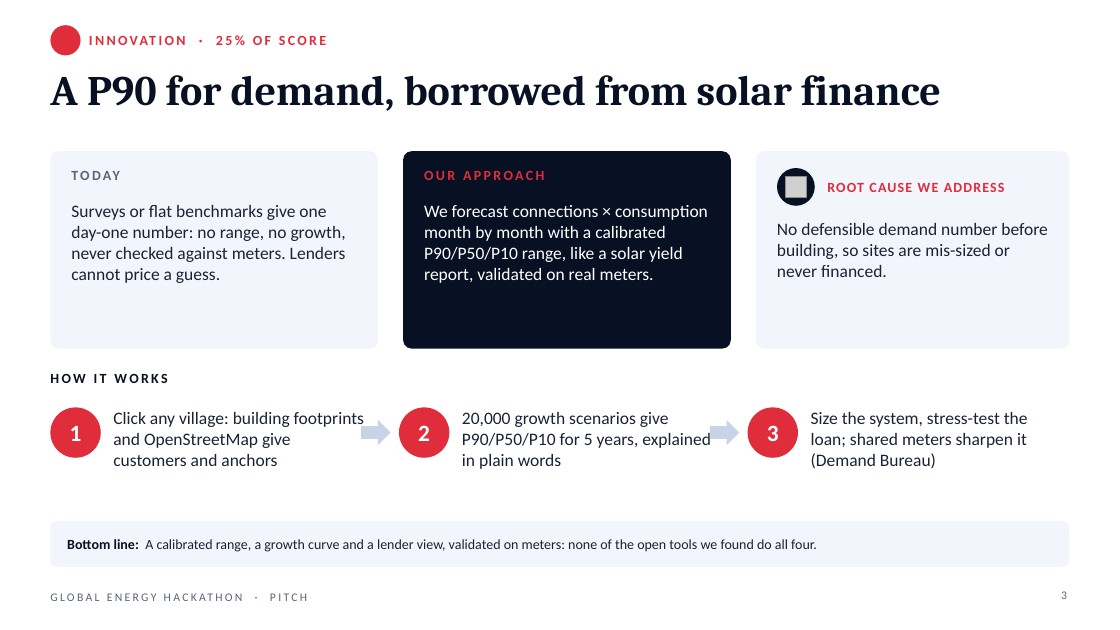
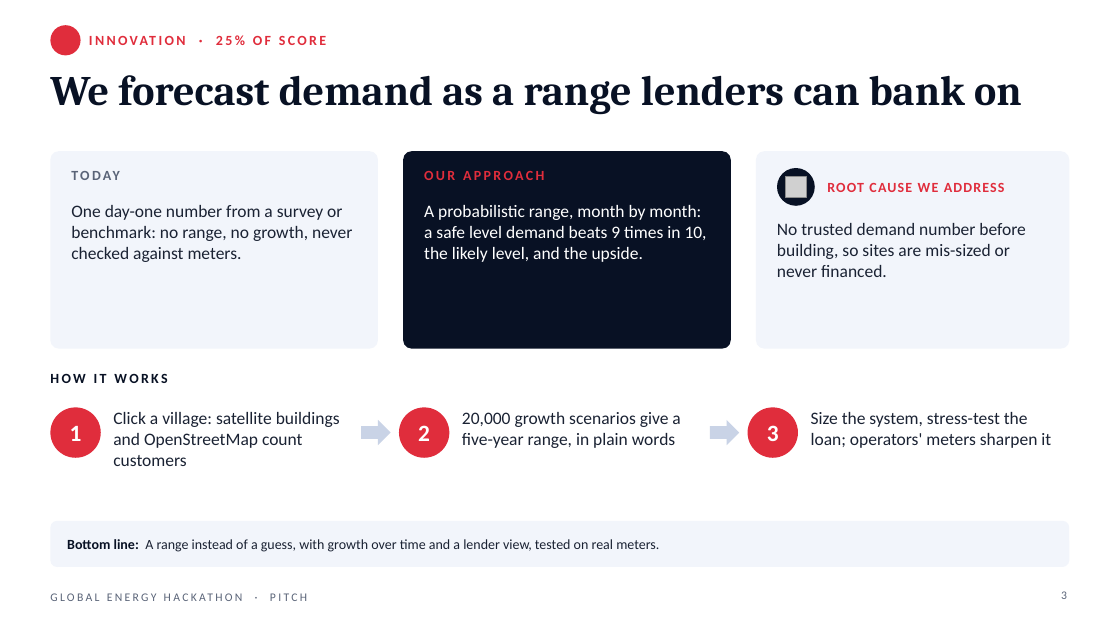
Before and after one commit to TusharTechs/lodestar, a slide deck: slide 3 of docs/Lodestar_Brief03_Pitch.pptx. Drawn at 1120x630 pixels with LibreOffice and Linux fonts; fonts in the diff are those of the drawing; grey boxes stand for pictures; background and template pictures are left out. Boxes give left, top, right and bottom in pixels: in the first picture for what was removed or moved away, otherwise in the second. Text is boxed around its words. In the diff, an @@ line names an element or a change of style, - is before the commit and + after.

Commit message:
Pitch deck: problem and solution as slide titles, plain-language range, who pays and market, partner benefits and cost to scale

```diff
--- a/docs/Lodestar_Brief03_Pitch.pptx
+++ b/docs/Lodestar_Brief03_Pitch.pptx
@@ title at box(50, 75, 1022, 115): text changed @@
-A P90 for demand, borrowed from solar finance
+We forecast demand as a range lenders can bank on
@@ text at box(71, 205, 352, 262): text changed @@
-Surveys or flat benchmarks give one day-one number: no range, no growth, never checked against meters. Lenders cannot price a guess.
+One day-one number from a survey or benchmark: no range, no growth, never checked against meters.
@@ text at box(424, 205, 707, 262): text changed @@
-We forecast connections × consumption month by month with a calibrated P90/P50/P10 range, like a solar yield report, validated on real meters.
+A probabilistic range, month by month: a safe level demand beats 9 times in 10, the likely level, and the upside.
@@ text at box(777, 223, 1025, 277): text changed @@
-No defensible demand number before building, so sites are mis-sized or never financed.
+No trusted demand number before building, so sites are mis-sized or never financed.
@@ text at box(113, 412, 340, 466): text changed @@
-Click any village: building footprints and OpenStreetMap give customers and anchors
+Click a village: satellite buildings and OpenStreetMap count customers
@@ text at box(462, 412, 680, 448): text changed @@
-20,000 growth scenarios give P90/P50/P10 for 5 years, explained in plain words
+20,000 growth scenarios give a five-year range, in plain words
@@ text at box(811, 412, 1051, 448): text changed @@
-Size the system, stress-test the loan; shared meters sharpen it (Demand Bureau)
+Size the system, stress-test the loan; operators' meters sharpen it
@@ text at box(67, 539, 659, 552): text changed @@
-Bottom line: A calibrated range, a growth curve and a lender view, validated on meters: none of the open tools we found do all four.
+Bottom line: A range instead of a guess, with growth over time and a lender view, tested on real meters.
```
Also in this commit, not shown: 3 other slides changed, 2 other files.
